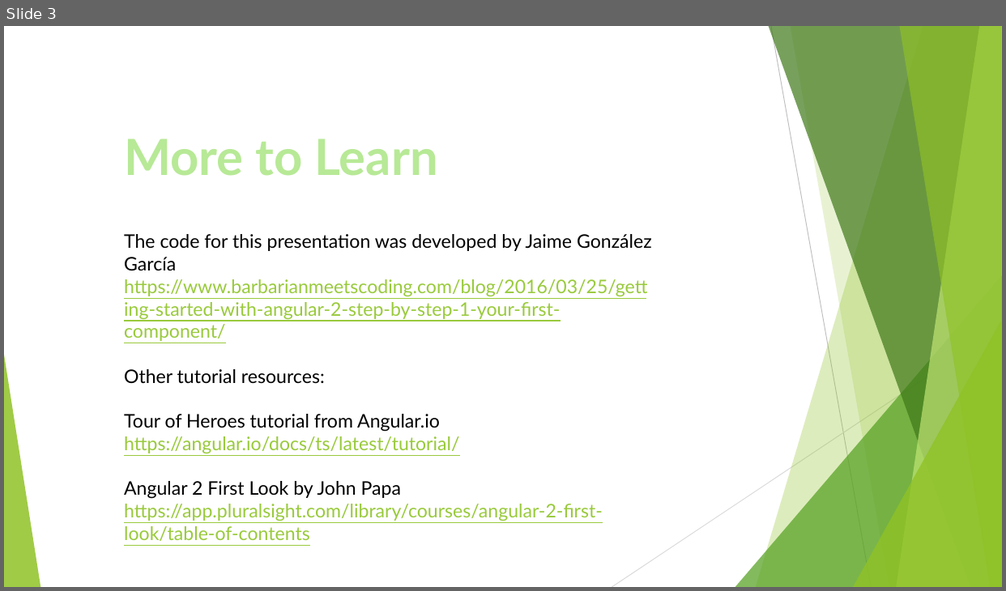
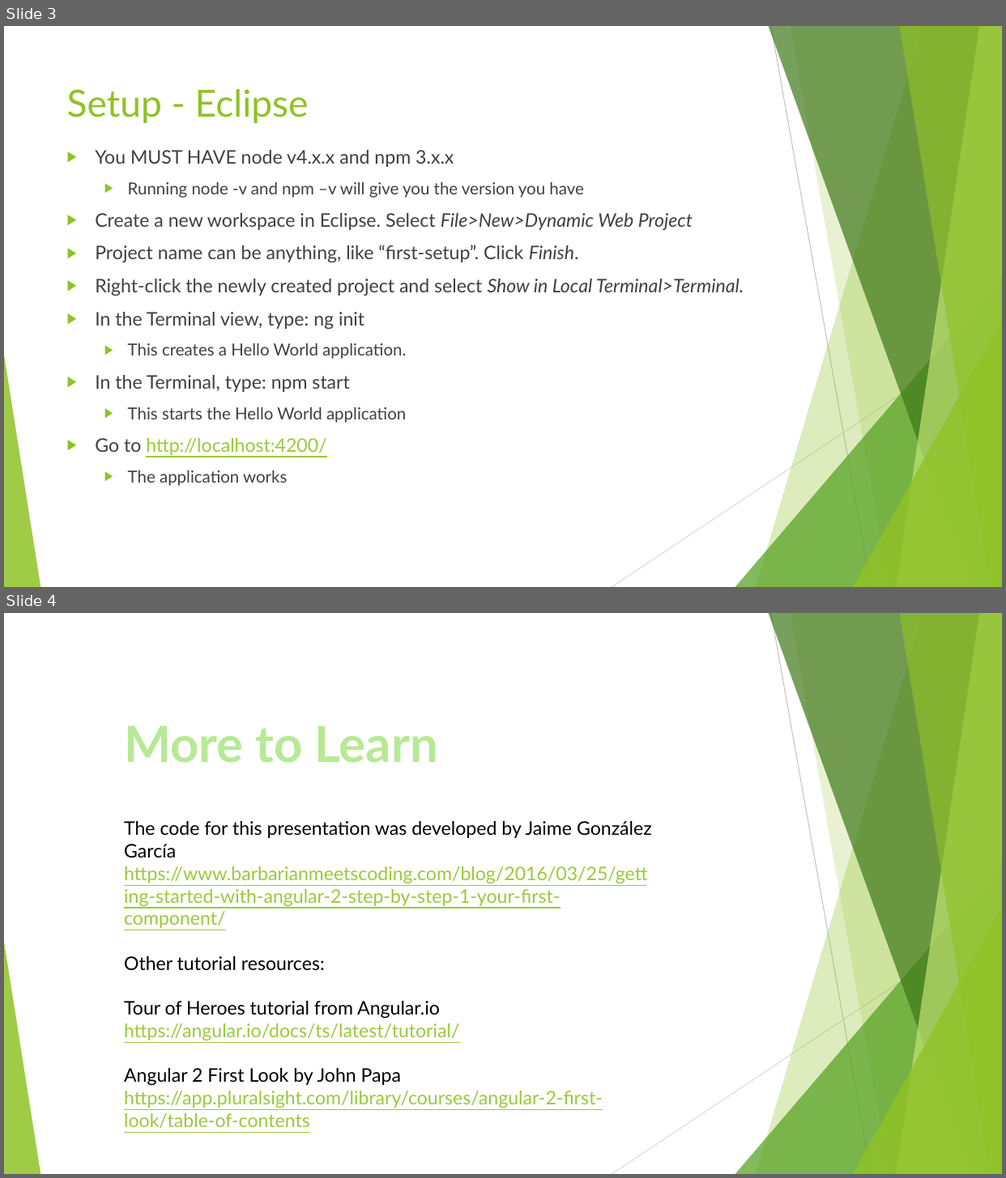
Before and after one commit to ebrumley-dbs/angular-pres, a slide deck: IntroAngular.pptx. Shown one above the other, each under a label of ours: slide 3 before the commit, slides 3 and 4 after it. The pictures are 1006x591 and 1006x1178 pixels, drawn with LibreOffice and Linux fonts; fonts in the diff are those of the drawing. Boxes give left, top, right and bottom in pixels: in the first picture for what was removed or moved away, otherwise in the second. Text is boxed around its words. In the diff, an @@ line names an element or a change of style, - is before the commit and + after.

```diff
--- a/IntroAngular.pptx
+++ b/IntroAngular.pptx
@@ slide 3 added at box(4, 26, 1002, 587), background #FFFFFF; not listed: 10 template elements that a slide beside it also shows @@
@@ title added at box(67, 89, 309, 123), 36 pt, text #90C226 @@
+Setup - Eclipse
@@ text added at box(95, 150, 744, 486), 18 pt, text #404040 @@
+▶ You MUST HAVE node v4.x.x and npm 3.x.x
+  ▶ Running node -v and npm –v will give you the version you have
+▶ Create a new workspace in Eclipse. Select File>New>Dynamic Web Project
+▶ Project name can be anything, like “first-setup”. Click Finish.
+▶ Right-click the newly created project and select Show in Local Terminal>Terminal.
+▶ In the Terminal view, type: ng init
+  ▶ This creates a Hello World application.
+▶ In the Terminal, type: npm start
+  ▶ This starts the Hello World application
+▶ Go to http://localhost:4200/
+  ▶ The application works
@@ what was slide 3 is now slide 4 @@
```
Also in this commit, not shown: 1 slide changed, 1 other slide added, 1 slide removed.
